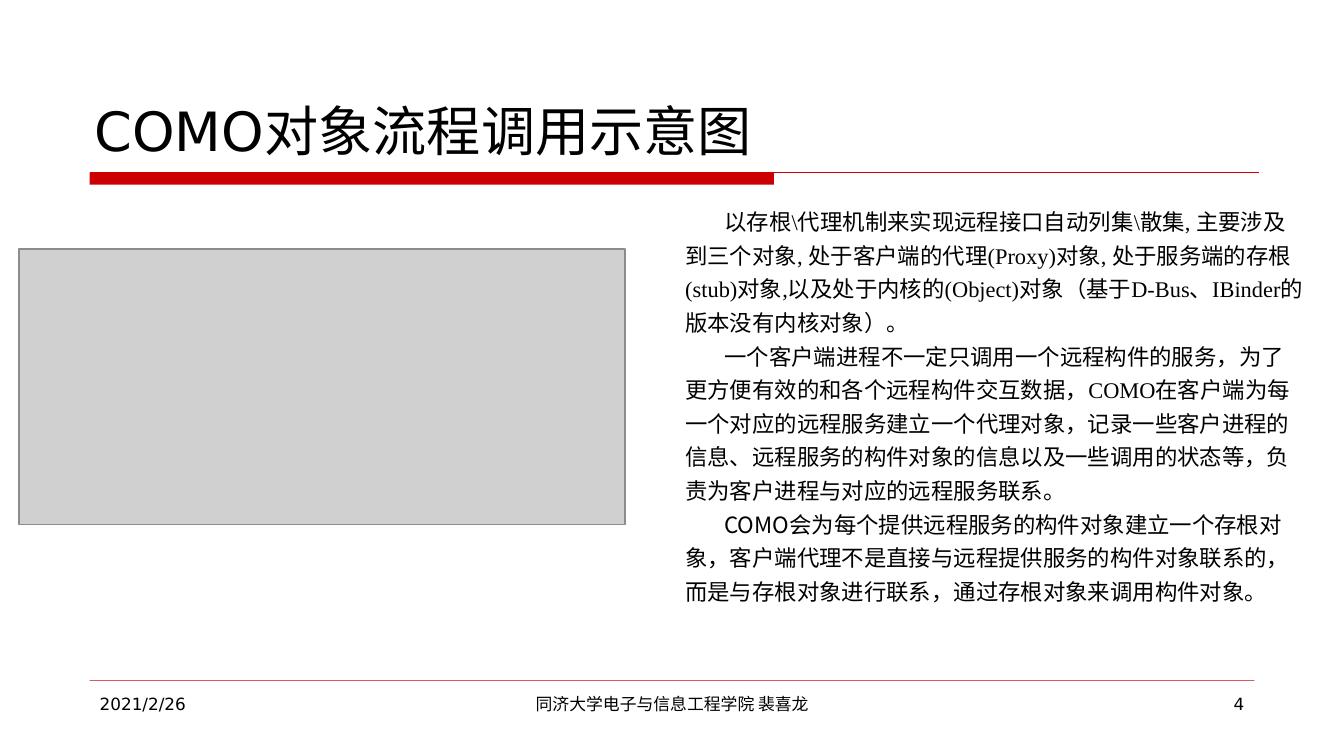
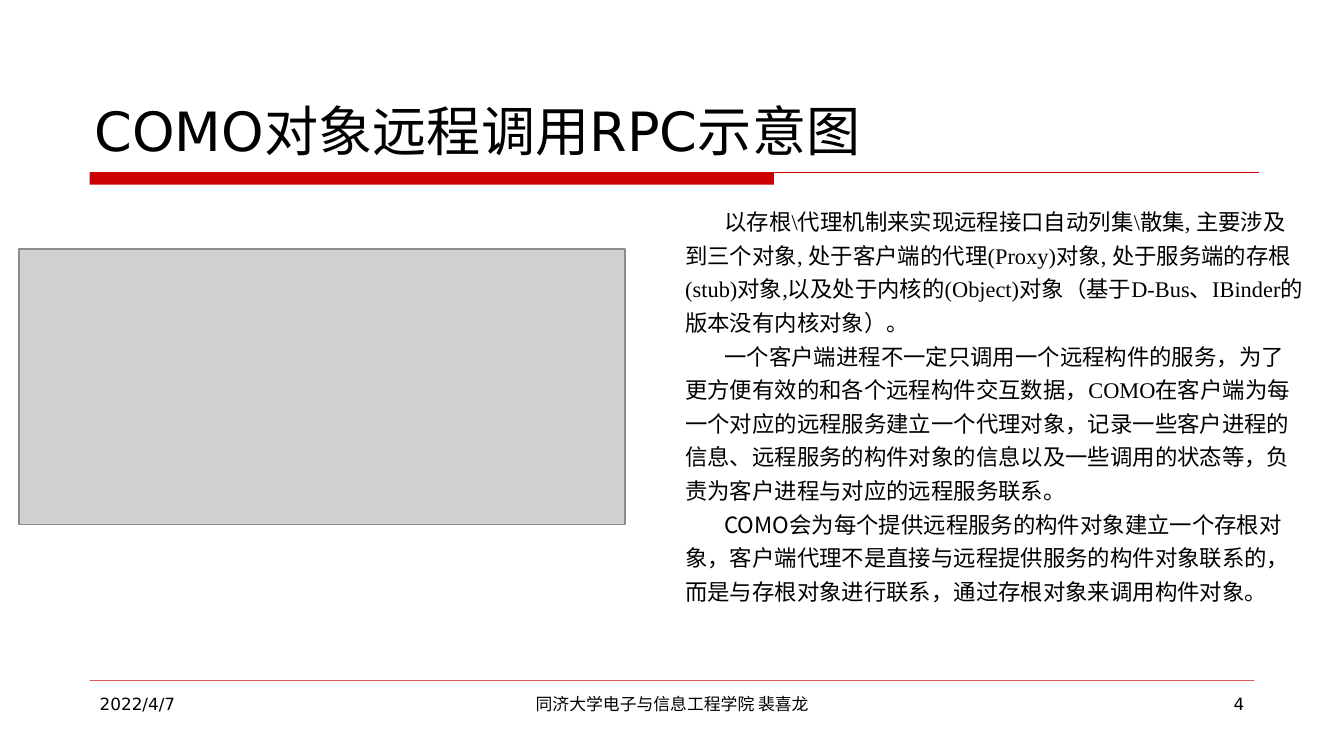
Before and after one commit to XilongPei/como-grammar-manual, a slide deck: slide 4 of COMO远程过程调用RPC/COMO远程过程调用RPC原理.pptx. Drawn at 1344x756 pixels with LibreOffice and Linux fonts; fonts in the diff are those of the drawing; grey boxes stand for pictures. Boxes give left, top, right and bottom in pixels: in the first picture for what was removed or moved away, otherwise in the second. Text is boxed around its words. In the diff, an @@ line names an element or a change of style, - is before the commit and + after.

```diff
--- a/COMO远程过程调用RPC/COMO远程过程调用RPC原理.pptx
+++ b/COMO远程过程调用RPC/COMO远程过程调用RPC原理.pptx
@@ title at (95, 107, 861, 156): text changed @@
-COMO对象流程调用示意图
+COMO对象远程调用RPC示意图
@@ text at (100, 697, 175, 712): text changed @@
-2021/2/26
+2022/4/7
```
Also in this commit, not shown: 22 other slides changed, 1 slide added, 1 other file.
